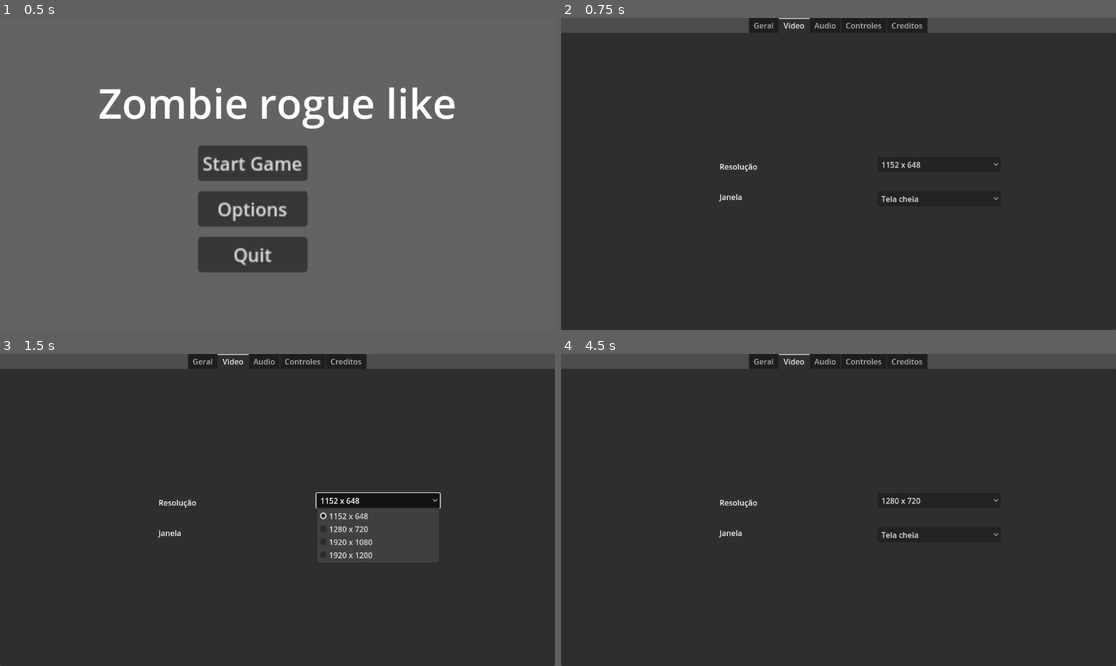
Above: before the commit, frames 1-4 (two rows, left to right).
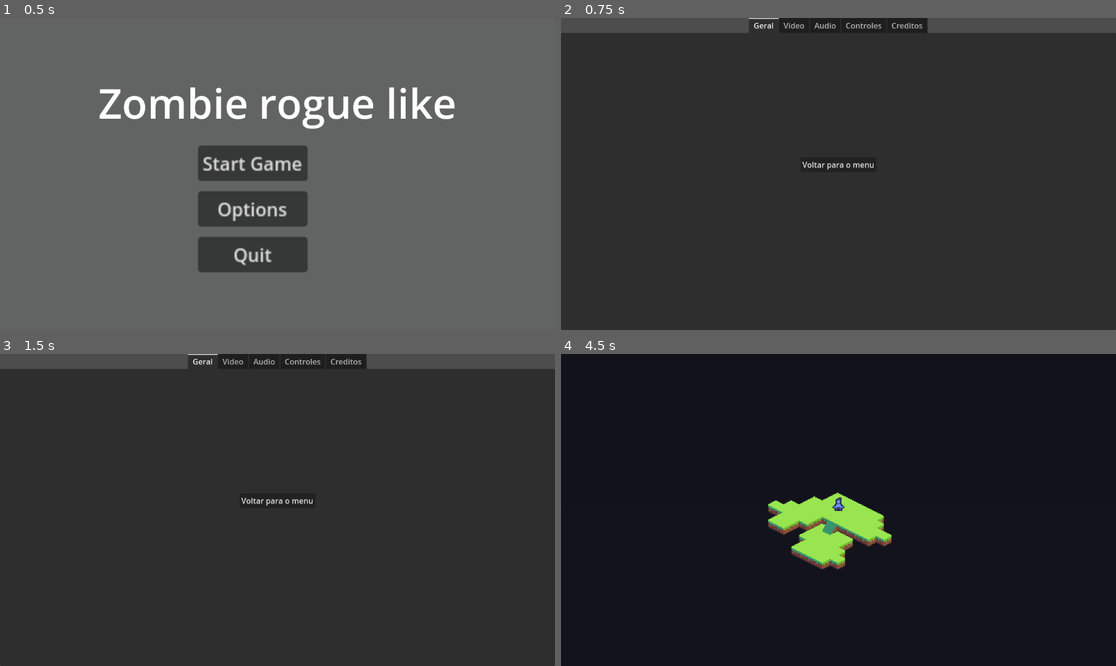
Above: after the commit, the same moments.

Repository: Kennykiller36/project-rogue-zombie
Game: Godot game, scene res://scenes/main_menu_scene/main_menu.tscn
Two runs of this game, one before a commit and one after it. Both use one fixed random seed, a clock stepped at 60 frames per second and the inputs below.
Inputs (mouse positions are in pixels of both pictures, inside the frame that each line leads up to):
- Up to frame 1 (0.5 s): no input
- Up to frame 2 (0.75 s): click "Options" at 0.5 s
- Up to frame 3 (1.5 s): click (377, 500) at 1.25 s, where only the run before the commit has a clickable "1152 x 648"
- Up to frame 4 (4.5 s): click (938, 534) at 2 s, where only the run before the commit has a clickable "Tela cheia"; click (938, 500) at 2.75 s, where only the run before the commit has a clickable "1280 x 720"; click (838, 500) at 3.5 s, where only the run after the commit has a clickable "Voltar para o menu"; click (816, 500) at 4.25 s, where only the run after the commit has a clickable "Start Game"

Frame 1 is identical in both runs. In frame 2, 0.5% of the frame differs, in the area x 28-79%, y 0-60%; in frame 3, 1.8%; in frame 4, 97%, in the area x 0-100%, y 0-100%.

Commit message:
update pra windowed e colocando creditos nas opções

Diff:
--- a/project.godot
+++ b/project.godot
@@ -14,6 +14,10 @@
 run/main_scene="uid://c7biht0ku4w76"
 config/features=PackedStringArray("4.5", "Forward Plus")
 config/icon="res://icon.svg"
+
+[autoload]
+
+Settings="res://globals/settings.gd"
 
 [input]
 
--- a/scenes/options_menu_scene/options_menu.tscn
+++ b/scenes/options_menu_scene/options_menu.tscn
@@ -21,10 +21,9 @@
 grow_horizontal = 2
 grow_vertical = 2
 tab_alignment = 1
-current_tab = 1
+current_tab = 0
 
 [node name="Geral" type="TabBar" parent="TabContainer"]
-visible = false
 layout_mode = 2
 metadata/_tab_index = 0
 
@@ -64,6 +63,7 @@
 text = "Voltar para o hub"
 
 [node name="Video" type="TabBar" parent="TabContainer"]
+visible = false
 layout_mode = 2
 metadata/_tab_index = 1
 
@@ -144,6 +144,7 @@
 [node name="AudioGeralSlider" type="HSlider" parent="TabContainer/Audio/VBoxContainer"]
 layout_mode = 2
 max_value = 1.0
+step = 0.05
 value = 1.0
 
 [node name="VolumeSfxLabel" type="Label" parent="TabContainer/Audio/VBoxContainer"]
@@ -154,6 +155,7 @@
 [node name="AudioSfxSlider" type="HSlider" parent="TabContainer/Audio/VBoxContainer"]
 layout_mode = 2
 max_value = 1.0
+step = 0.05
 value = 1.0
 
 [node name="VolumeMusicaLabel" type="Label" parent="TabContainer/Audio/VBoxContainer"]
@@ -164,6 +166,7 @@
 [node name="AudioMusicaSlider" type="HSlider" parent="TabContainer/Audio/VBoxContainer"]
 layout_mode = 2
 max_value = 1.0
+step = 0.05
 value = 1.0
 
 [node name="Controles" type="TabBar" parent="TabContainer"]
@@ -262,6 +265,36 @@
 layout_mode = 2
 metadata/_tab_index = 4
 
+[node name="ScrollContainer" type="ScrollContainer" parent="TabContainer/Creditos"]
+layout_mode = 1
+anchors_preset = 15
+anchor_right = 1.0
+anchor_bottom = 1.0
+grow_horizontal = 2
+grow_vertical = 2
+horizontal_scroll_mode = 0
+
+[node name="CreditsText" type="RichTextLabel" parent="TabContainer/Creditos/ScrollContainer"]
+layout_mode = 2
+size_flags_horizontal = 3
+size_flags_vertical = 3
+bbcode_enabled = true
+text = "[center]Créditos
+
+Desenvolvido por:
+João Herval Maia
+
+Música:
+
+Efeitos Sonoros:
+
+Sprites:
+
+Agradecimentos especiais:
+
+Versão: 1.0[/center]"
+scroll_following = true
+
 [connection signal="pressed" from="TabContainer/Geral/VBoxContainer/VoltarMenuBtn" to="." method="_on_voltar_menu_btn_pressed"]
 [connection signal="pressed" from="TabContainer/Geral/VBoxContainer/VoltarJogoBtn" to="." method="_on_voltar_jogo_btn_pressed"]
 [connection signal="pressed" from="TabContainer/Geral/VBoxContainer/VoltarParaHubBtn" to="." method="_on_voltar_hub_btn_pressed"]
